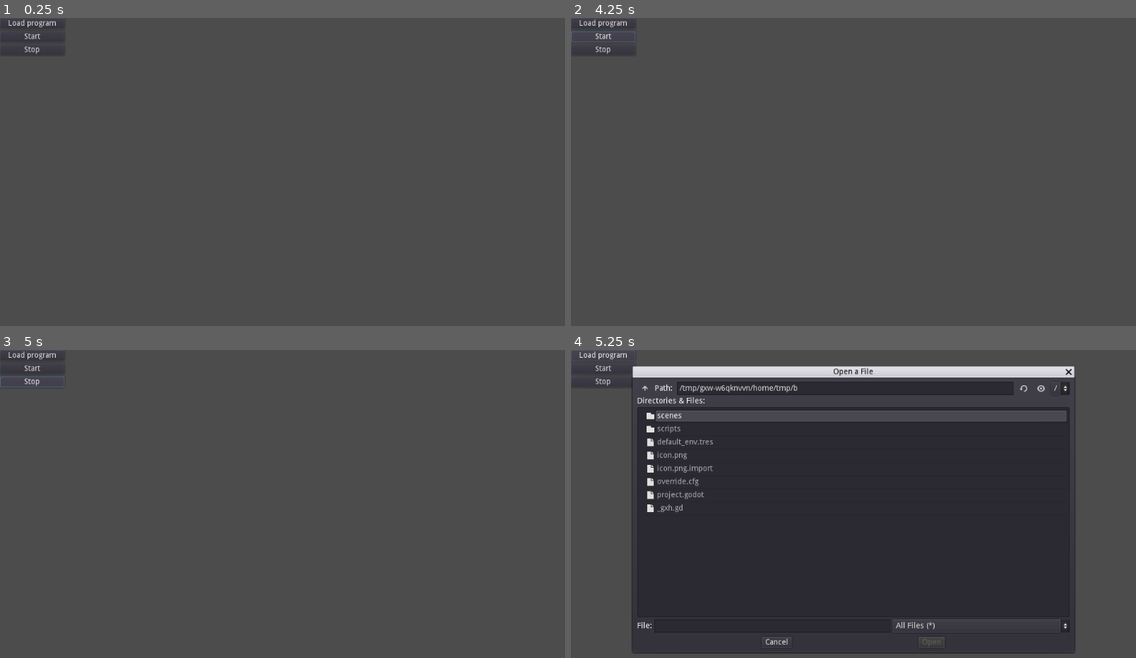
Above: before the commit, frames 1-4 (two rows, left to right).
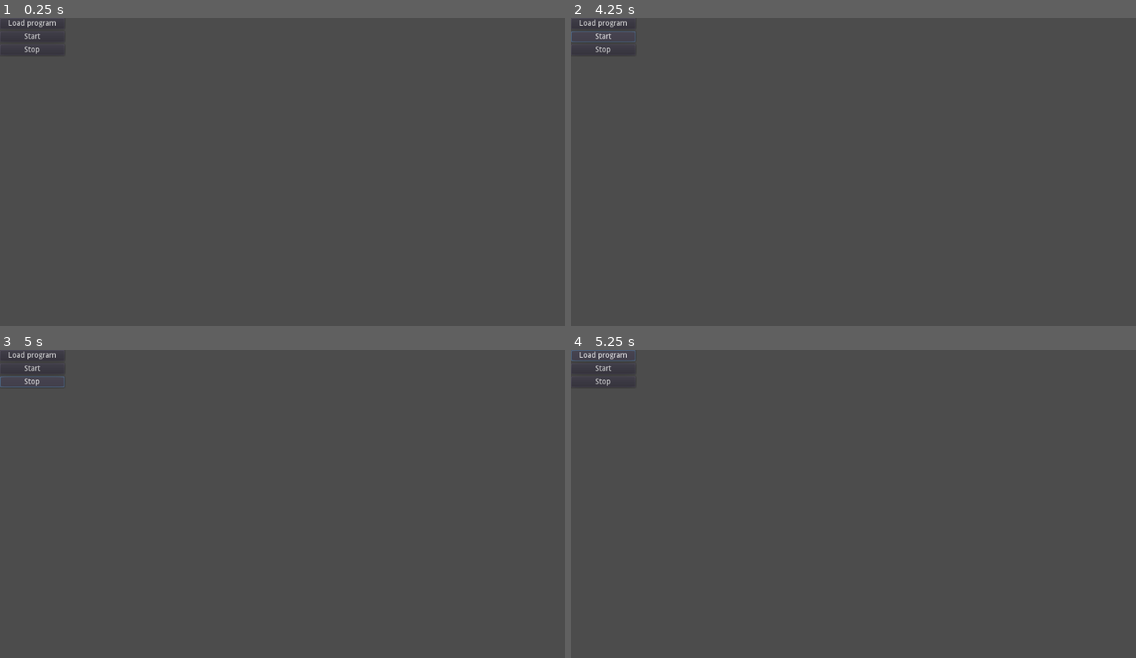
Above: after the commit, the same moments.

Repository: atirut-w/dcpu16-emu
Game: Godot game, scene res://scenes/cputest/cputest.tscn
The game is run twice, just before and just after one commit, with the same random seed, the same clock (stepped at 60 frames per second) and the same inputs.
Inputs:
- Up to frame 1 (0.25 s): no input
- Up to frame 2 (4.25 s): click "Start" at 0.5 s; click "Start" at 1.25 s; click "Stop" at 2 s; click "Stop" at 2.75 s; click "Start" at 3.5 s
- Up to frame 3 (5 s): click "Stop" at 4.25 s
- Up to frame 4 (5.25 s): click "Load program" at 5 s

Frames 1-3 are identical in both runs. In frame 4, 63% of the frame differs, in the area x 0-90%, y 0-99%.
Error after the commit: Parse Error: The class "DCPU16" was found in global scope, but its script couldn't be loaded. (res://scripts/dcpu_component.gd:10)

Commit message:
Hardware interrupts

Diff:
--- a/scripts/dcpu16.gd
+++ b/scripts/dcpu16.gd
@@ -80,6 +80,8 @@
 							memory[0x02] = hw.version & 0xffff
 							memory[0x03] = hw.manufacturer & 0xffff
 							memory[0x04] = hw.manufacturer >> 16
+					0x12:
+						(components[memory[a]] as DCPUComponent)._interrupt()
 					_:
 						push_error("Unknown special opcode: 0x%x" % opcode)
 			0x01:
--- a/scripts/dcpu_component.gd
+++ b/scripts/dcpu_component.gd
@@ -6,3 +6,9 @@
 var id: int
 var version: int
 var manufacturer: int
+
+var _cpu: DCPU16
+
+
+func _interrupt():
+    pass
